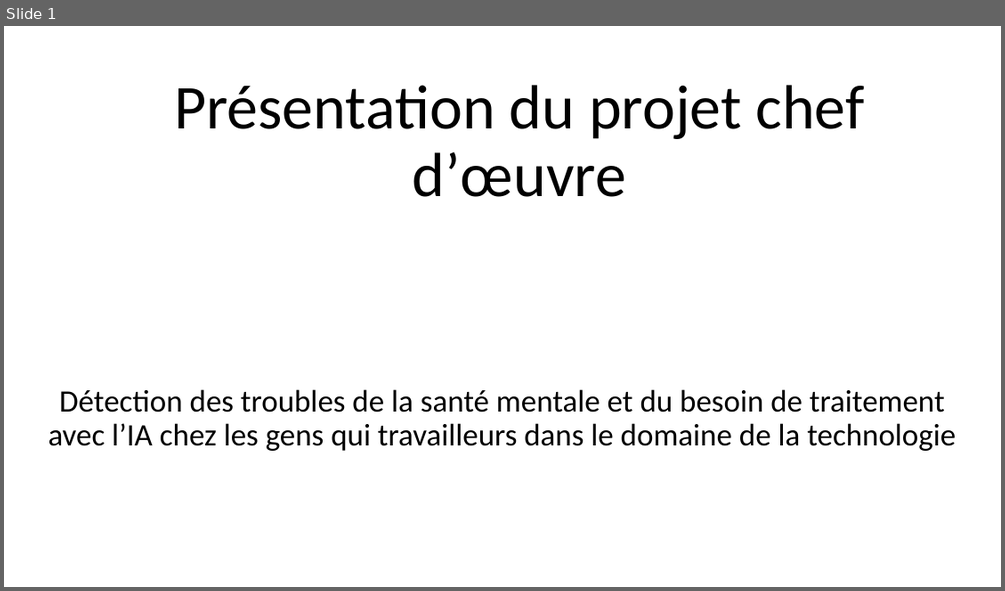
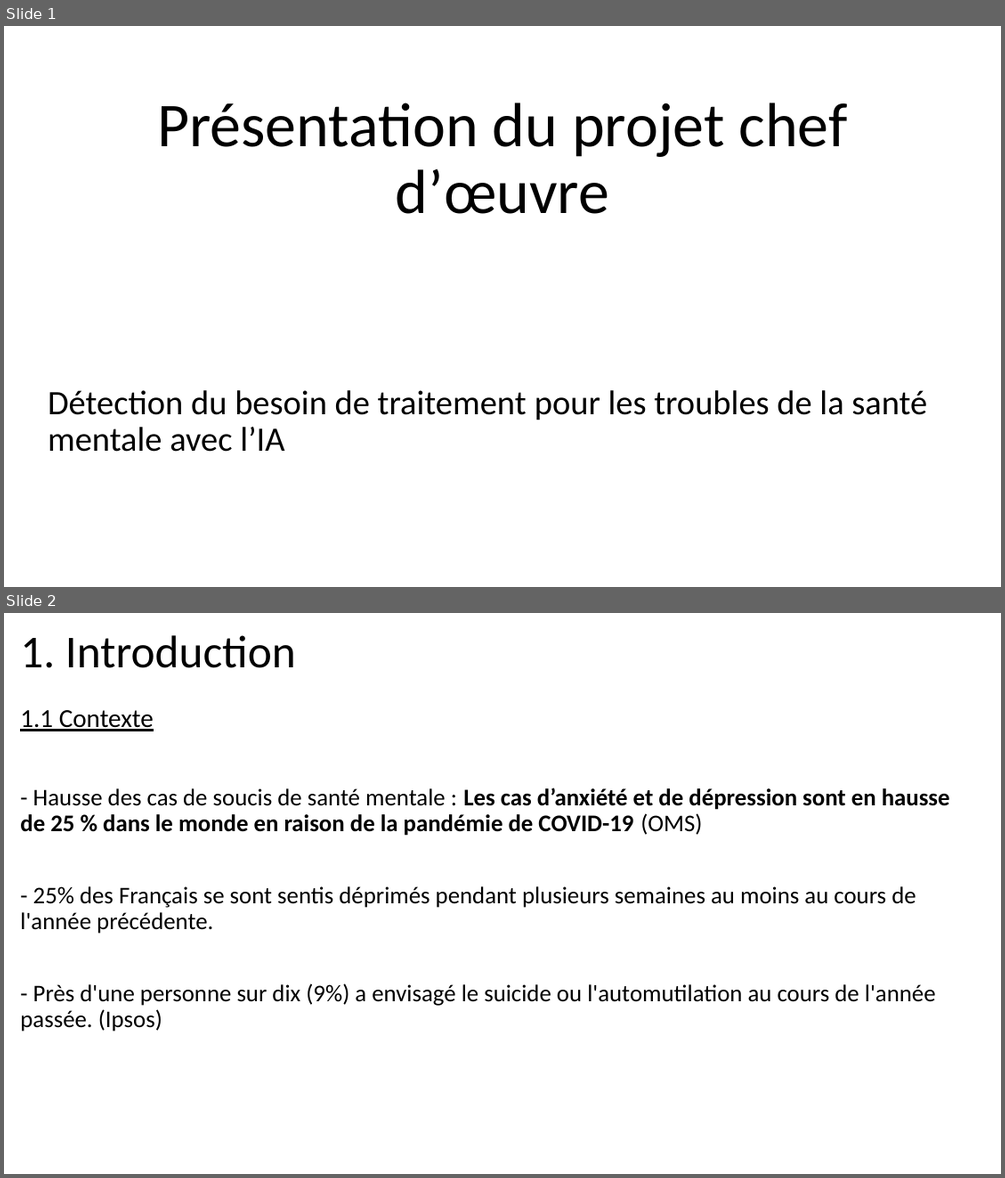
Before and after one commit to gdaume24/Projet-chef-d-oeuvre, a slide deck: E1/diapo.PPTX. Shown one above the other, each under a label of ours: slide 1 before the commit, slides 1 and 2 after it. The pictures are 1005x591 and 1005x1178 pixels, drawn with LibreOffice and Linux fonts; fonts in the diff are those of the drawing. Boxes give left, top, right and bottom in pixels: in the first picture for what was removed or moved away, otherwise in the second. Text is boxed around its words. In the diff, an @@ line names an element or a change of style, - is before the commit and + after.

```diff
--- a/E1/diapo.PPTX
+++ b/E1/diapo.PPTX
@@ slide 2 added at box(4, 613, 1001, 1174), background #FFFFFF @@
@@ title added at box(20, 635, 296, 668), 44 pt, text #000000 @@
+1. Introduction
@@ text added at box(20, 710, 950, 1031), 23 pt, text #000000 @@
+1.1 Contexte
+- Hausse des cas de soucis de santé mentale : Les cas d’anxiété et de dépression sont en hausse de 25 % dans le monde en raison de la pandémie de COVID-19 (OMS)
+- 25% des Français se sont sentis déprimés pendant plusieurs semaines au moins au cours de l'année précédente.
+- Près d'une personne sur dix (9%) a envisagé le suicide ou l'automutilation au cours de l'année passée. (Ipsos)
@@ slide 1 changed as well @@
@@ title "Présentation du projet chef d’œuvre": place and size @@
-title "Présentation du projet chef d’œuvre" at box(174, 85, 865, 197)
+title "Présentation du projet chef d’œuvre" at box(157, 103, 848, 214)
@@ subtitle at box(48, 390, 927, 451): text changed; size 30 to 33 pt @@
-Détection des troubles de la santé mentale et du besoin de traitement avec l’IA chez les gens qui travailleurs dans le domaine de la technologie
+Détection du besoin de traitement pour les troubles de la santé mentale avec l’IA
```
Also in this commit, not shown: 31 other slides added, 1 slide removed, 12 other files.
